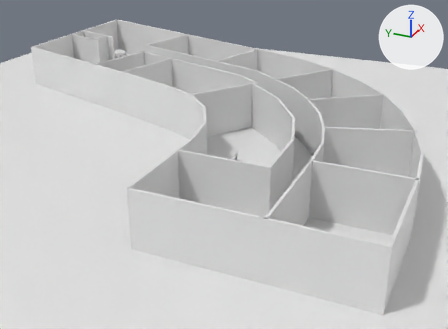
One commit to the Blender file School game - kopie/school_gebouw.blend: the scene before it, then after it.
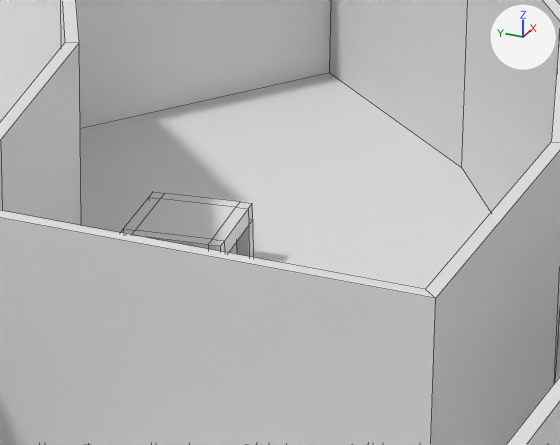
There are two pictures of each version: one whole from a camera (50 mm lens) standing at (-17.4, -28.6, 19.8) and looking at (28.1, -8.2, -2.9), one close up on the part from 43% to 65% of the width and 35% to 59% of the height. The axes (+X, +Y, +Z) are drawn at upper right. The lights are the same throughout. The close-ups show mesh edges as thin lines.
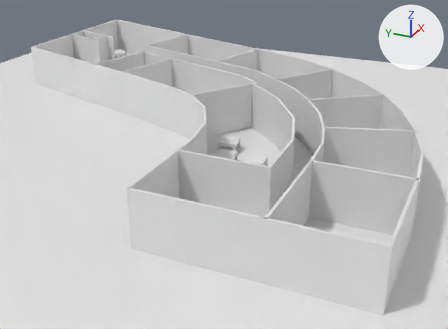
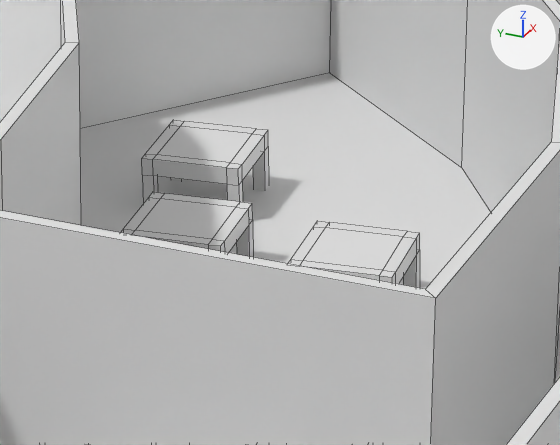
Boxes (x1, y1, x2, y2) around the edits, measured in the close-ups (560 x 445 px):
part 1 of me_plane_001, added
    after: (288, 221, 420, 288)
part 2 of me_plane_001, added
    after: (142, 120, 269, 204)

Patch to the scene script:
```diff
--- a/School game - kopie/school_gebouw.blend.py
+++ b/School game - kopie/school_gebouw.blend.py
@@ me_plane_001 @@
 me_plane_001.from_pydata(...)  # 1020 vertices, 936 faces; spans x 4.5..24.4, y -12.8..8.1, z -0.2..2.0
 # used by ob_plane; location = (0.0, 0.0, 0.0); scale = (2.0, 2.0, 2.0)
+# me_plane_001 part 1: the loose piece of 48 vertices spanning x 10.8..11.7, y -5.8..-5.0, z -0.2..0.4 is copied, and the copy is moved by (0.0, -1.2, 0.0); it spans x 10.8..11.7, y -7.1..-6.3, z -0.2..0.4
+# me_plane_001 part 2: the loose piece of 48 vertices spanning x 10.8..11.7, y -5.8..-5.0, z -0.2..0.4 is copied, and the copy is moved by (1.3, 0.4, 0.0); it spans x 12.1..12.9, y -5.4..-4.6, z -0.2..0.4
```
